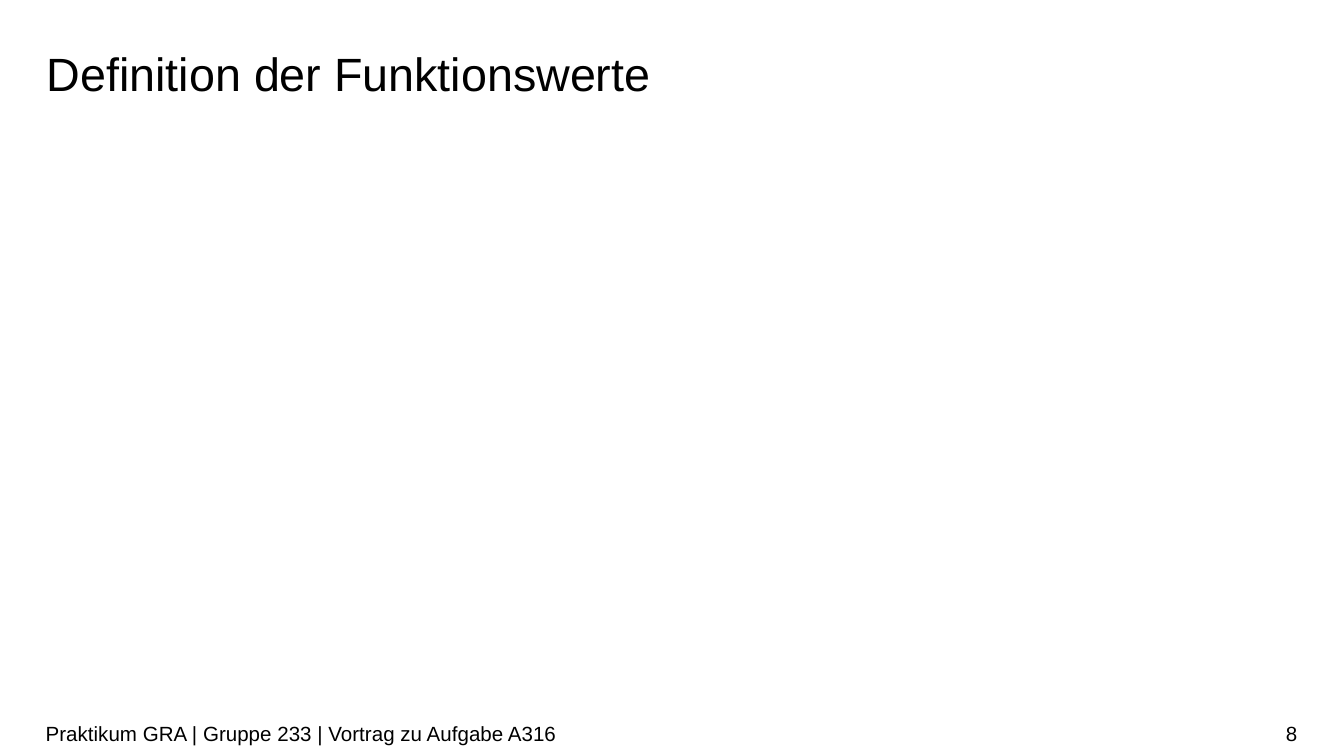
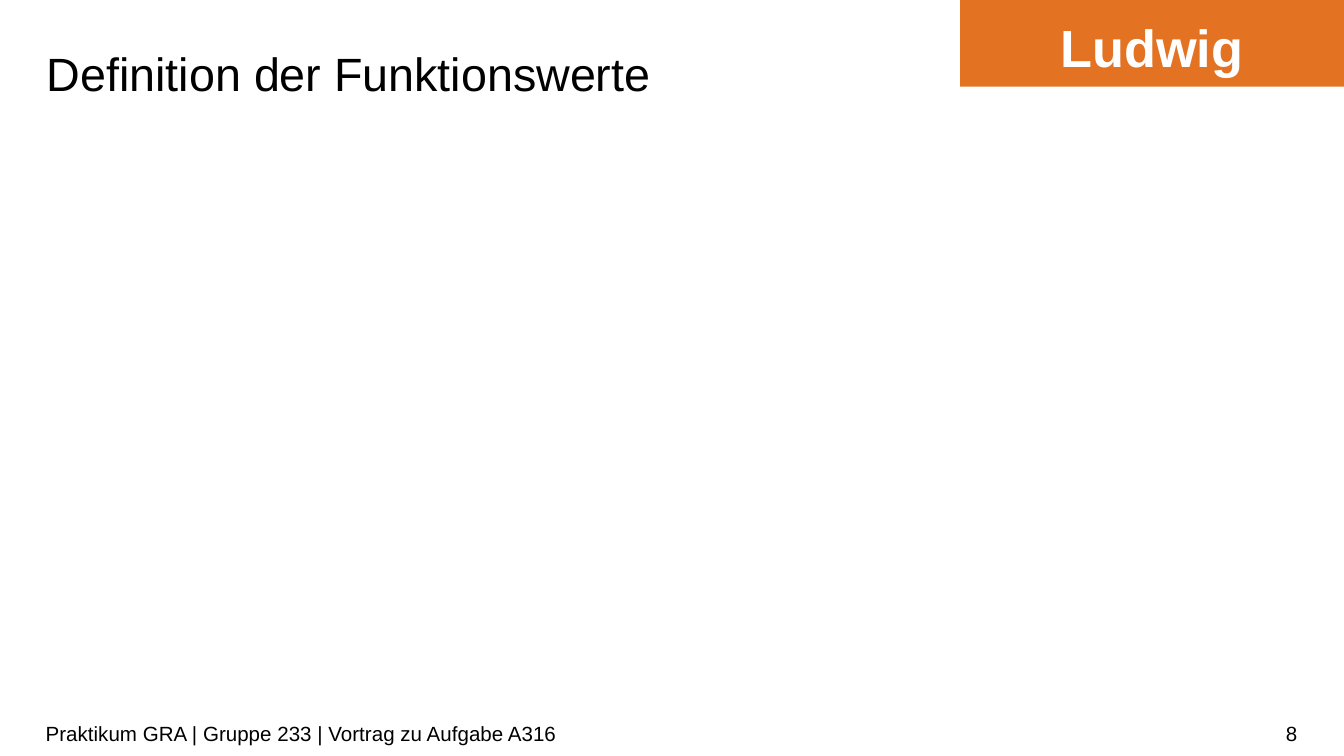
Before and after one commit to ludwiggr/ArSinH, a slide deck: slide 8 of Vortrag/Vortrag.pptx. Drawn at 1344x756 pixels with LibreOffice and Linux fonts; fonts in the diff are those of the drawing; grey boxes stand for pictures; background and template pictures are left out. Boxes give left, top, right and bottom in pixels: in the first picture for what was removed or moved away, otherwise in the second. Text is boxed around its words. In the diff, an @@ line names an element or a change of style, - is before the commit and + after.

```diff
--- a/Vortrag/Vortrag.pptx
+++ b/Vortrag/Vortrag.pptx
@@ rectangle added at (960, 0, 1344, 86), fill #E37222, 28 pt, text #FFFFFF, bold @@
+Ludwig
```
Also in this commit, not shown: 12 other slides changed, 4 slides added, 1 slide removed.
